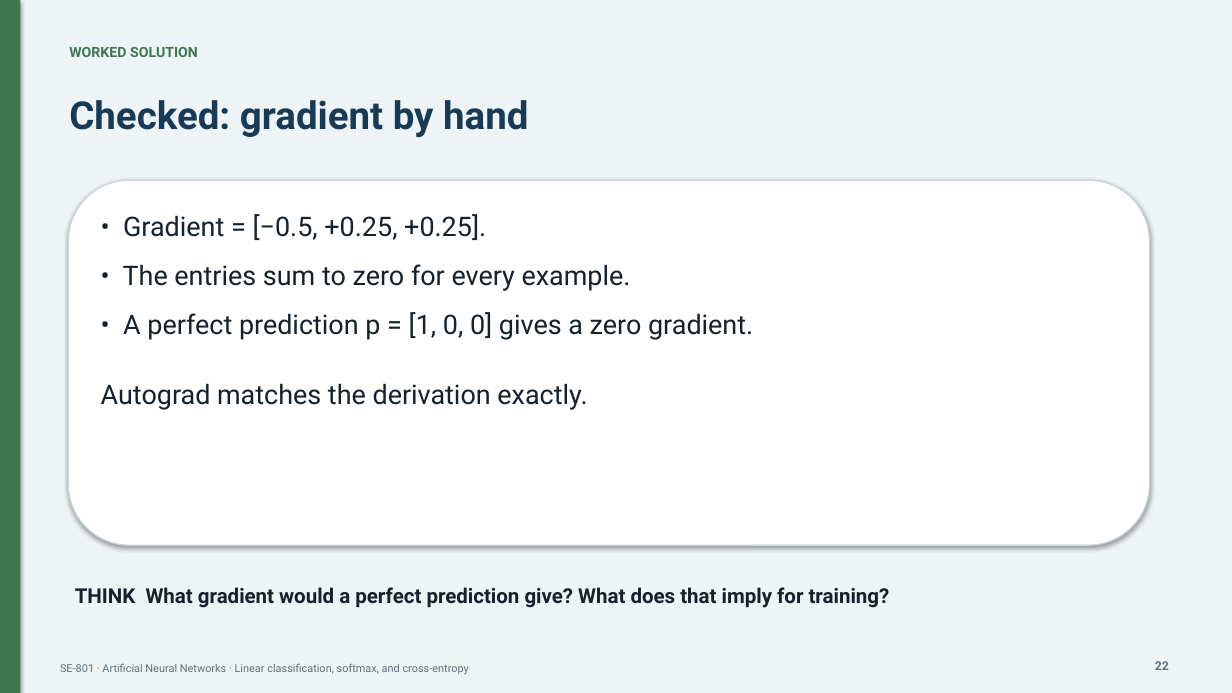
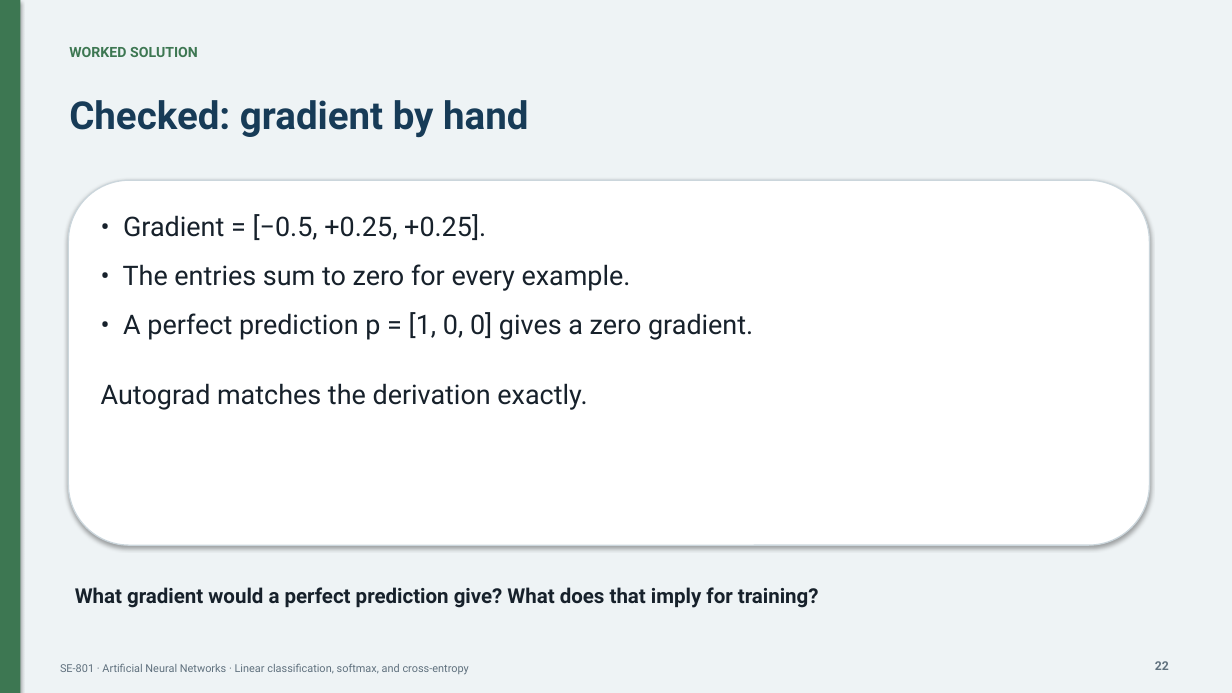
Before and after one commit to DrFarrukh/teaching, a slide deck: slide 22 of courses/artificial-neural-networks/lectures/lecture-04/slides.pptx. Drawn at 1232x693 pixels with LibreOffice and Linux fonts; fonts in the diff are those of the drawing. Boxes give left, top, right and bottom in pixels: in the first picture for what was removed or moved away, otherwise in the second. Text is boxed around its words. In the diff, an @@ line names an element or a change of style, - is before the commit and + after.

```diff
--- a/courses/artificial-neural-networks/lectures/lecture-04/slides.pptx
+++ b/courses/artificial-neural-networks/lectures/lecture-04/slides.pptx
@@ text at (75, 587, 819, 608): text changed @@
-THINK What gradient would a perfect prediction give? What does that imply for training?
+What gradient would a perfect prediction give? What does that imply for training?
```
Also in this commit, not shown: 7 other slides changed.
